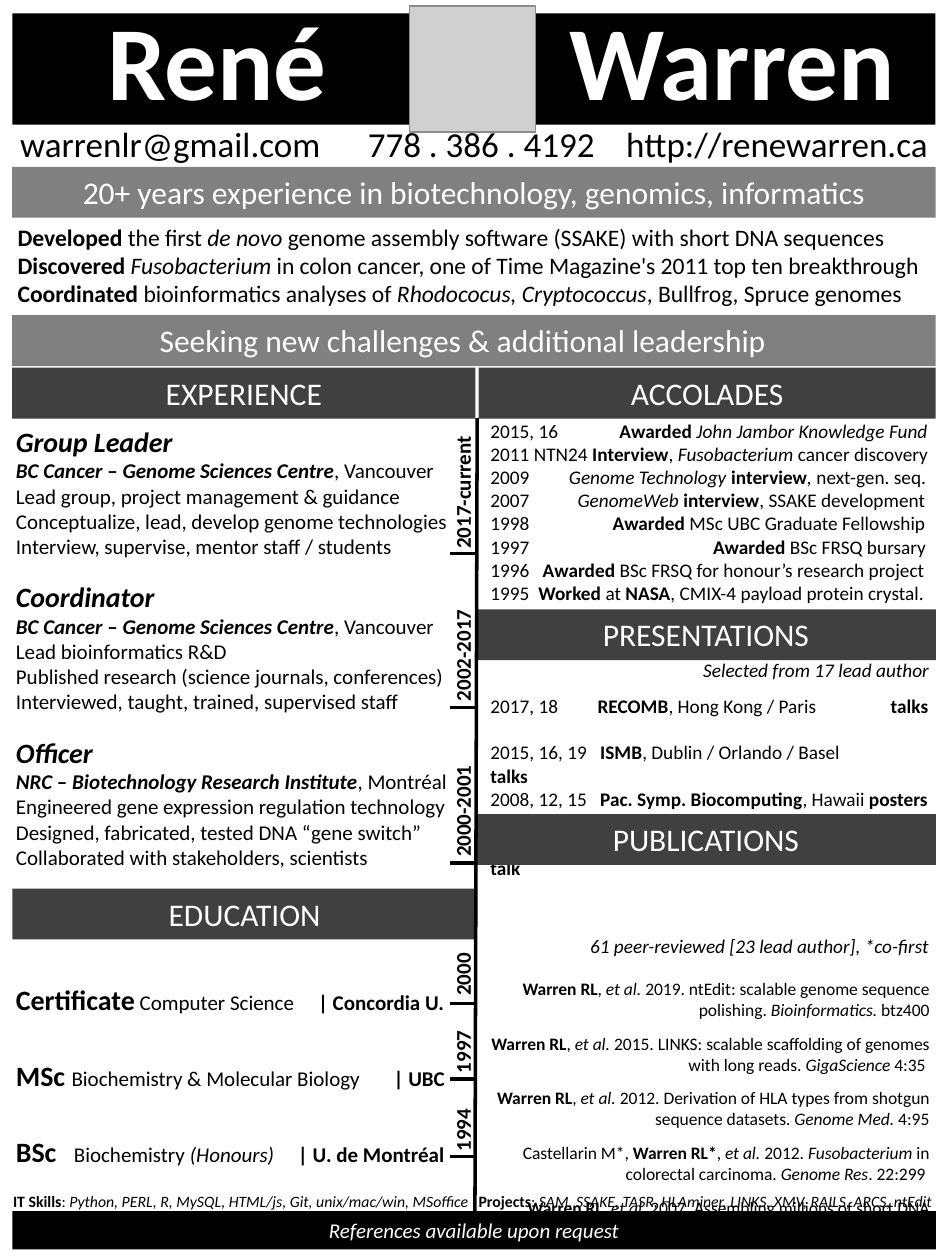
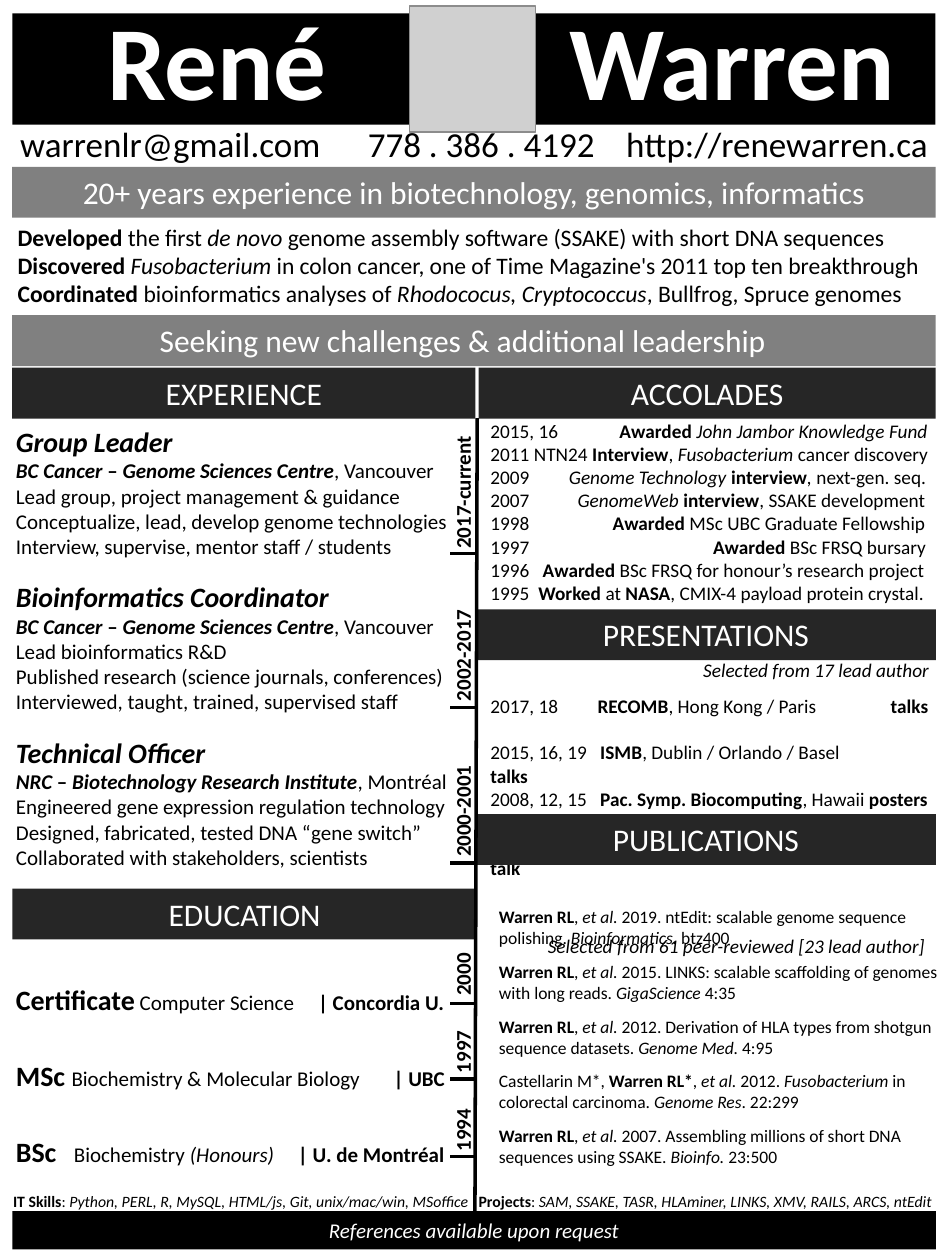
Before and after one commit to warrenlr/warrenlr.github.io, a slide deck: slide 1 of cv/CV_RWARREN_PPT2.pptx. Drawn at 945x1260 pixels with LibreOffice and Linux fonts; fonts in the diff are those of the drawing; grey boxes stand for pictures. Boxes give left, top, right and bottom in pixels: in the first picture for what was removed or moved away, otherwise in the second. Text is boxed around its words. In the diff, an @@ line names an element or a change of style, - is before the commit and + after.

```diff
--- a/cv/CV_RWARREN_PPT2.pptx
+++ b/cv/CV_RWARREN_PPT2.pptx
@@ fill #404040 to #262626 in 5 elements at bbox=[476, 610, 936, 660], bbox=[476, 814, 936, 864], bbox=[13, 888, 478, 939], bbox=[13, 368, 476, 418], bbox=[479, 368, 936, 418] @@
@@ text at bbox=[16, 587, 329, 611]: text changed @@
-Coordinator
+Bioinformatics Coordinator
@@ text at bbox=[16, 743, 205, 764]: text changed @@
-Officer
+Technical Officer
@@ text added at bbox=[499, 911, 938, 1166], 10 pt, text #000000 @@
+Warren RL, et al. 2019. ntEdit: scalable genome sequence polishing. Bioinformatics. btz400
+Warren RL, et al. 2015. LINKS: scalable scaffolding of genomes with long reads. GigaScience 4:35
+Warren RL, et al. 2012. Derivation of HLA types from shotgun sequence datasets. Genome Med. 4:95
+Castellarin M*, Warren RL*, et al. 2012. Fusobacterium in colorectal carcinoma. Genome Res. 22:299
+Warren RL, et al. 2007. Assembling millions of short DNA sequences using SSAKE. Bioinfo. 23:500
@@ text at bbox=[491, 939, 930, 1211]: text changed; size 10 to 11 pt; italic on @@
-61 peer-reviewed [23 lead author], *co-first
-Warren RL, et al. 2019. ntEdit: scalable genome sequence polishing. Bioinformatics. btz400
-Warren RL, et al. 2015. LINKS: scalable scaffolding of genomes with long reads. GigaScience 4:35
-Warren RL, et al. 2012. Derivation of HLA types from shotgun sequence datasets. Genome Med. 4:95
-Castellarin M*, Warren RL*, et al. 2012. Fusobacterium in colorectal carcinoma. Genome Res. 22:299
-Warren RL, et al. 2007. Assembling millions of short DNA sequences using SSAKE. Bioinfo. 23:500
+Selected from 61 peer-reviewed [23 lead author]
```
Also in this commit, not shown: 1 other file.
